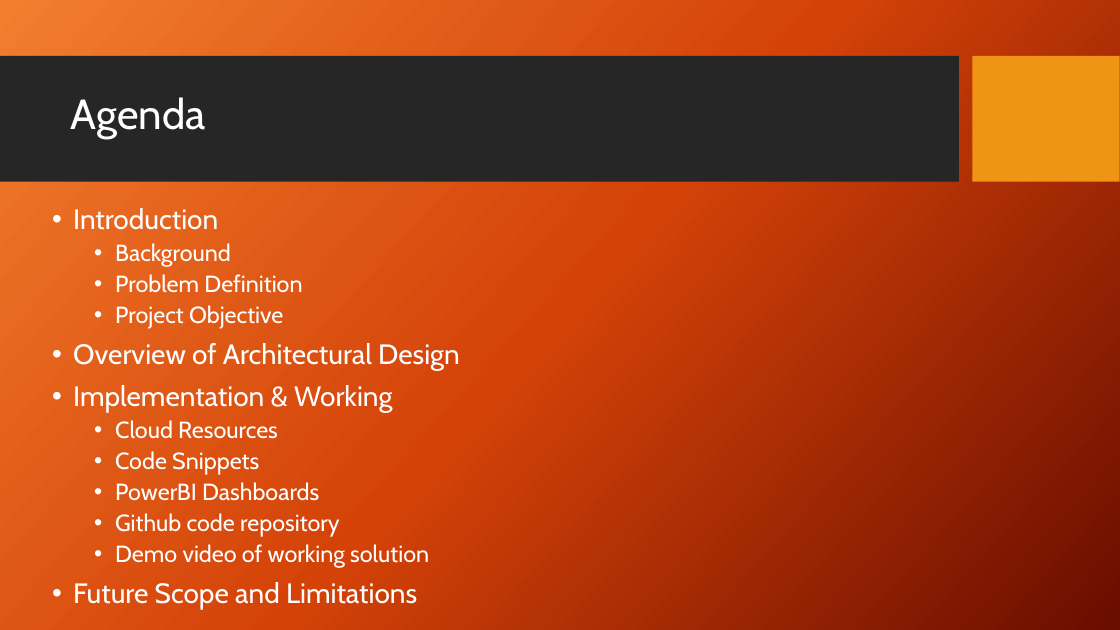
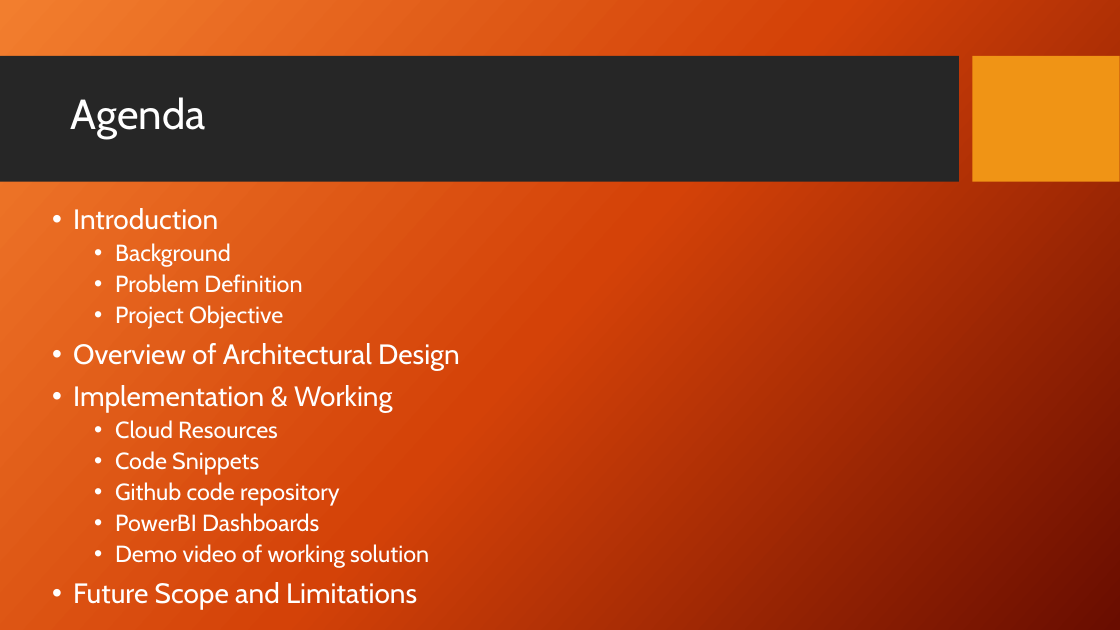
Before and after one commit to ShelkeAkshay-2022mt93331/dissertation, a slide deck: slide 2 of 7_Reports/3_Final_PPT/2022mt93331.pptx. Drawn at 1120x630 pixels with LibreOffice and Linux fonts; fonts in the diff are those of the drawing; background and template pictures are left out. Boxes give left, top, right and bottom in pixels: in the first picture for what was removed or moved away, otherwise in the second. Text is boxed around its words. In the diff, an @@ line names an element or a change of style, - is before the commit and + after.

```diff
--- a/7_Reports/3_Final_PPT/2022mt93331.pptx
+++ b/7_Reports/3_Final_PPT/2022mt93331.pptx
@@ text at [115, 482, 340, 506]: paragraph added @@
+  • Github code repository
@@ text at [115, 513, 340, 537]: paragraph removed @@
-  • Github code repository
```
Also in this commit, not shown: 9 other slides changed, 6 slides added, 5 other files.
